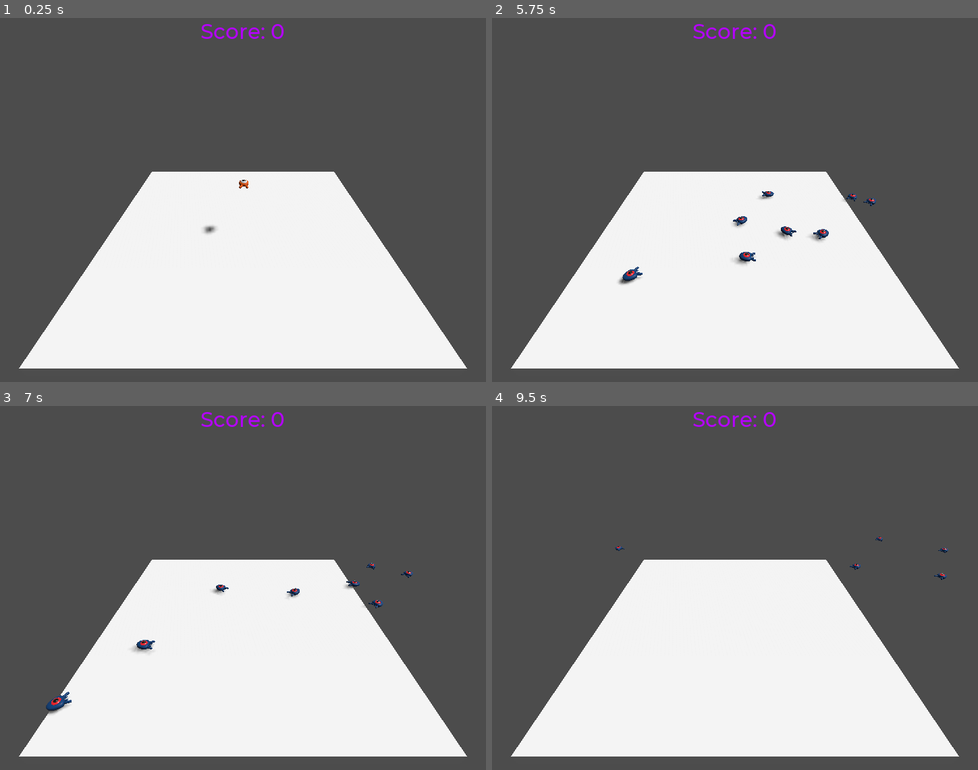
Above: before the commit, frames 1-4 (two rows, left to right).
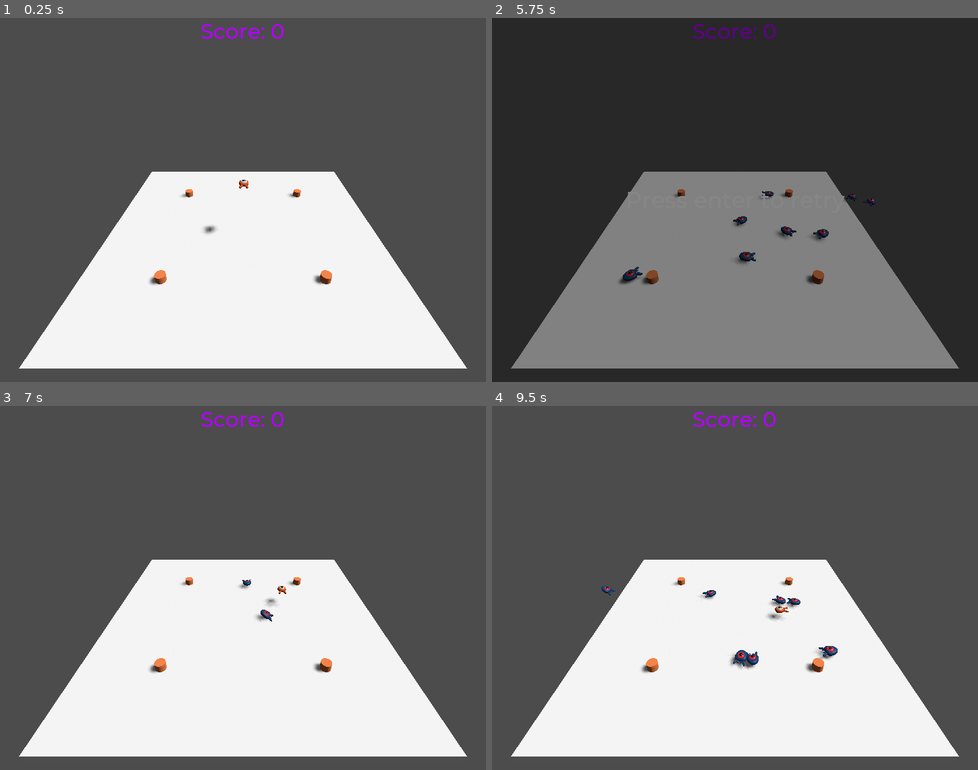
Above: after the commit, the same moments.

Repository: bavtim/GGWP
Game: Godot game, scene res://Main.tscn
Same seed, same stepped clock (60 frames per second), same inputs: the game is played once before the commit and once after it.
Inputs:
- Up to frame 1 (0.25 s): no input
- Up to frame 2 (5.75 s): tap Enter (ui_accept) at 0.5, 1.35, 2.85, 4.35 s; hold D (move_right) 0.53-1.28 s; hold Enter (ui_accept) 0.53-1.28 s; tap Space (jump) at 0.77, 1.52, 3.02, 3.77, 4.52 s; hold S (move_back) 1.28-2.03 s; hold D (move_right) 2.03-2.78 s; hold Enter (ui_accept) 2.03-2.78 s; hold Up (move_forward) 2.78-3.53 s; hold Enter (ui_accept) 3.53-4.28 s; hold A (move_left) 3.53-5.03 s; hold S (move_back) from 5.03 s (still down); hold Enter (ui_accept) from 5.03 s (still down)
- Up to frame 3 (7 s): release S (move_back) at 5.78 s; release Enter (ui_accept) at 5.78 s; hold D (move_right) 5.78-6.53 s; tap Enter (ui_accept) at 5.85 s; tap Space (jump) at 6.02, 6.77 s; hold Up (move_forward) from 6.53 s (still down); hold Enter (ui_accept) from 6.53 s (still down)
- Up to frame 4 (9.5 s): release Up (move_forward) at 7.28 s; release Enter (ui_accept) at 7.28 s; hold D (move_right) 7.28-8.03 s; tap Enter (ui_accept) at 7.35, 8.85 s; tap Space (jump) at 7.52, 9.02 s; hold S (move_back) 8.03-8.78 s; hold Enter (ui_accept) 8.03-8.78 s; hold A (move_left) from 8.78 s (still down)

The runs differ from the first frame. In frame 1, 0.3% of the frame differs, in the area x 30-69%, y 47-74%; in frame 2, 100%, in the area x 0-100%, y 0-100%; in frame 3, 1.0%; in frame 4, 1.1%.

Commit message:
press f to press f
press f to press f

Diff:
--- a/Main.gd
+++ b/Main.gd
@@ -4,6 +4,7 @@
 
 func _ready():
 	randomize()
+	$Retry.hide()
 
 func _on_MobTimer_timeout():
 	var mob = mob_scene.instance()
@@ -16,7 +17,10 @@
 	mob.initialize(mob_spawn_location.translation,player_position)
 	mob.connect("squashed",$UserInterface/ScoreLabel,"_on_Mob_squashed")
 
-
+func _unhandled_input(event):
+	if event.is_action_pressed("ui_accept") and $Retry.visible:
+		get_tree().reload_current_scene()
 
 func _on_Player_hit():
 	$MobTimer.stop()
+	$Retry.show()
--- a/Main.tscn
+++ b/Main.tscn
@@ -30,6 +30,14 @@
 [sub_resource type="Theme" id=6]
 default_font = SubResource( 7 )
 
+[sub_resource type="DynamicFont" id=8]
+size = 33
+outline_color = Color( 0.313726, 0.0941176, 0.0941176, 1 )
+font_data = ExtResource( 4 )
+
+[sub_resource type="Theme" id=9]
+default_font = SubResource( 8 )
+
 [node name="Main" type="Node"]
 script = ExtResource( 2 )
 mob_scene = ExtResource( 3 )
@@ -60,7 +68,6 @@
 size = 19.0
 
 [node name="Cylinders" type="Spatial" parent="."]
-visible = false
 
 [node name="MeshInstance" type="MeshInstance" parent="Cylinders"]
 transform = Transform( 1, 0, 0, 0, 1, 0, 0, 0, 1, -14.9609, -0.386204, -15 )
@@ -109,5 +116,35 @@
 align = 1
 script = ExtResource( 5 )
 
+[node name="Retry" type="Control" parent="."]
+anchor_right = 1.0
+anchor_bottom = 1.0
+__meta__ = {
+"_edit_use_anchors_": false
+}
+
+[node name="Label" type="Label" parent="Retry"]
+anchor_left = 0.5
+anchor_top = 0.5
+anchor_right = 0.5
+anchor_bottom = 0.5
+margin_left = -162.0
+margin_top = -20.5
+margin_right = 162.0
+margin_bottom = 20.5
+theme = SubResource( 9 )
+text = "Press enter to retry"
+__meta__ = {
+"_edit_use_anchors_": false
+}
+
+[node name="ColorRect" type="ColorRect" parent="Retry"]
+anchor_right = 1.0
+anchor_bottom = 1.0
+color = Color( 0, 0, 0, 0.470588 )
+__meta__ = {
+"_edit_use_anchors_": false
+}
+
 [connection signal="hit" from="Player" to="." method="_on_Player_hit"]
 [connection signal="timeout" from="MobTimer" to="." method="_on_MobTimer_timeout"]
--- /dev/null
+++ b/MusicPlayer.tscn
@@ -0,0 +1,7 @@
+[gd_scene load_steps=2 format=2]
+
+[ext_resource path="res://art/House In a Forest Loop.ogg" type="AudioStream" id=1]
+
+[node name="MusicPlayer" type="AudioStreamPlayer"]
+stream = ExtResource( 1 )
+autoplay = true
--- a/project.godot
+++ b/project.godot
@@ -17,6 +17,10 @@
 config/name="Squash the Creeps (3D)"
 run/main_scene="res://Main.tscn"
 config/icon="res://icon.png"
+
+[autoload]
+
+MusicPlayer="*res://MusicPlayer.tscn"
 
 [display]
 
Not shown: 1 places in Main.tscn that only renumber resources
